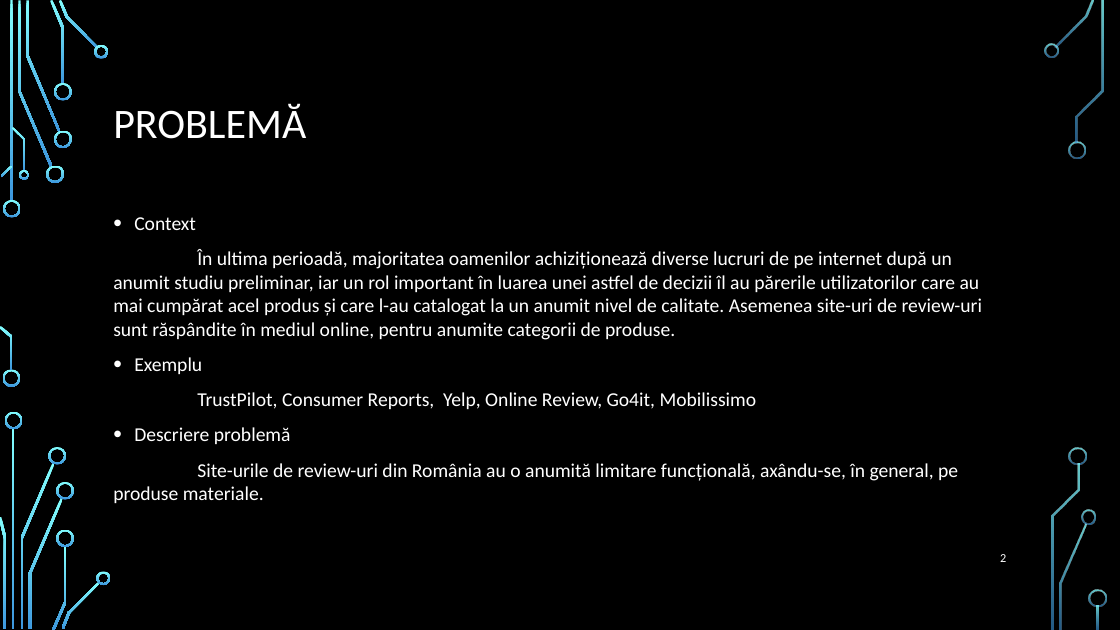
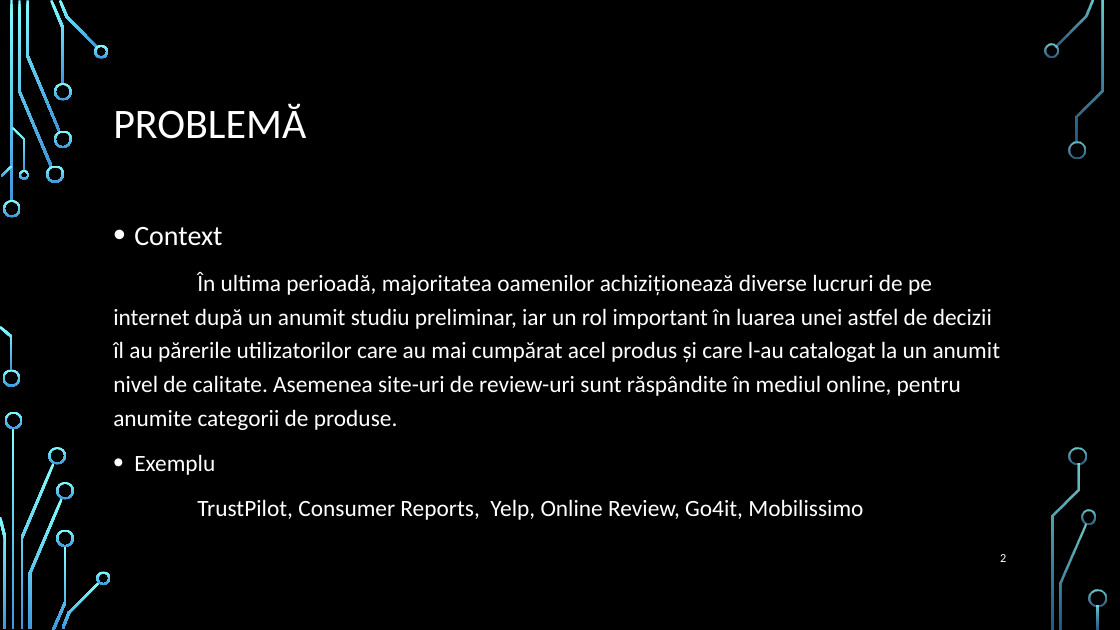
Before and after one commit to ddorian12/Licenta2018BazganDorian, a slide deck: slide 2 of ReviewFactsBest.pptx. Drawn at 1120x630 pixels with LibreOffice and Linux fonts; fonts in the diff are those of the drawing; background and template pictures are left out. Boxes give left, top, right and bottom in pixels: in the first picture for what was removed or moved away, otherwise in the second. Text is boxed around its words. In the diff, an @@ line names an element or a change of style, - is before the commit and + after.

Commit message:
Last update for ppt

```diff
--- a/ReviewFactsBest.pptx
+++ b/ReviewFactsBest.pptx
@@ text "Context" at bbox=[113, 227, 1001, 520]: size 16.8 to 24 pt in "Context"; size 16.8 to 20 pt; line spacing 1 to 1.2 @@
@@ text at bbox=[113, 427, 958, 503]: paragraphs removed @@
-• Descriere problemă
-Site-urile de review-uri din România au o anumită limitare funcțională, axându-se, în general, pe produse materiale.
```
Also in this commit, not shown: 5 other slides changed, 1 slide added.
